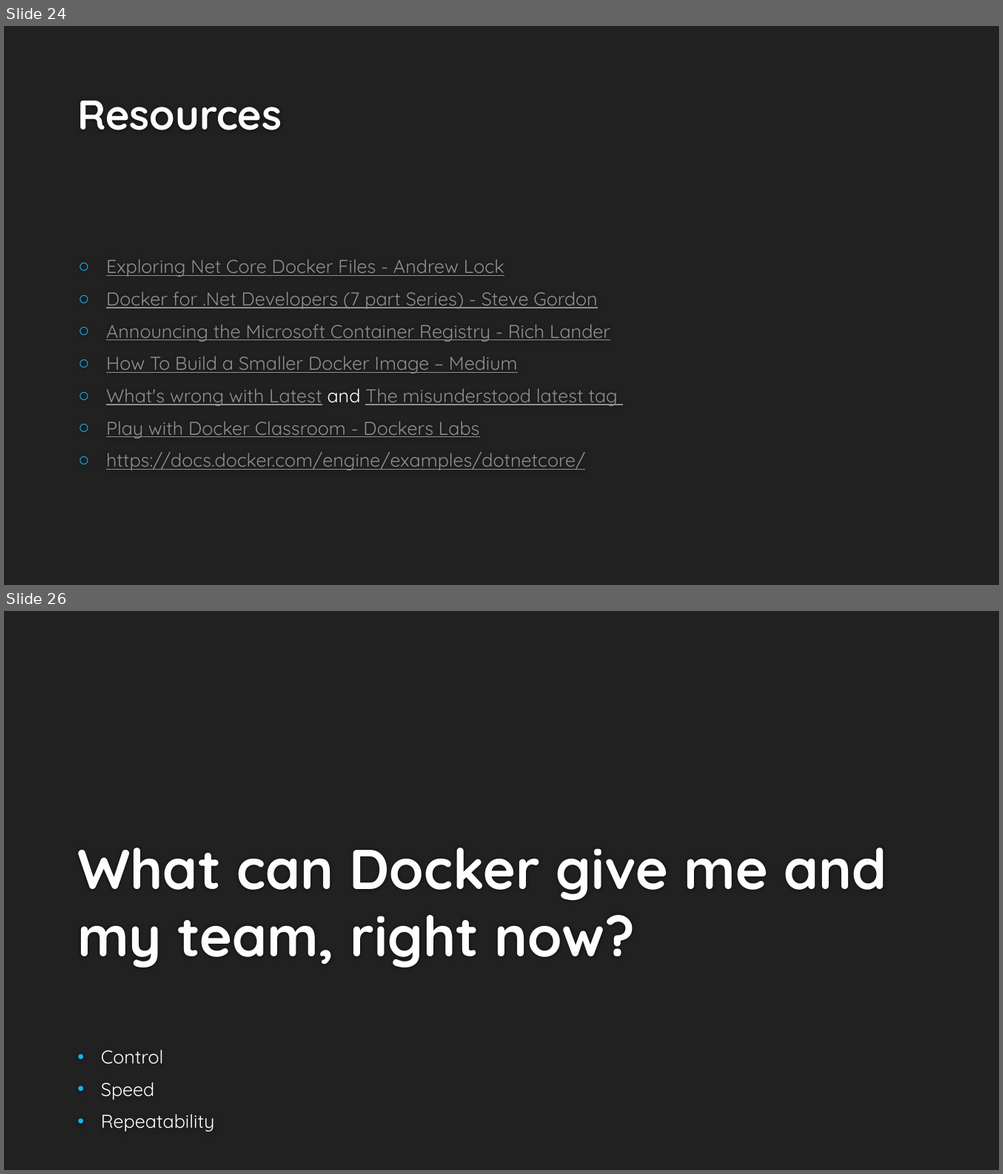
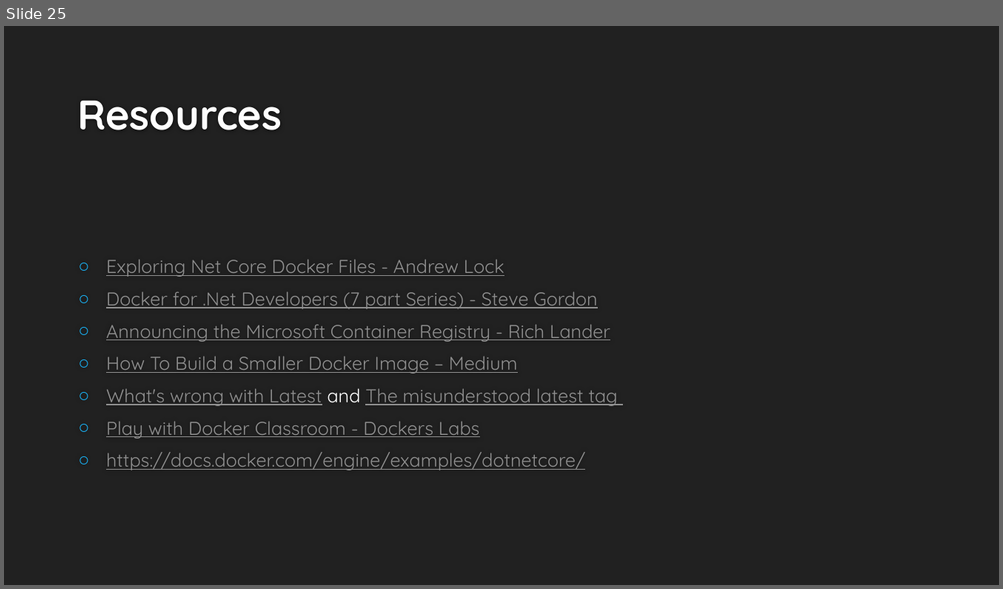
Before and after one commit to dcook-net/DockerisingDotNetAppsTalk, a slide deck: Dockerising .Net Applications v2.pptx. Shown one above the other, each under a label of ours: slides 24 and 26 before the commit, slide 25 after it; the slides between them are not shown. The pictures are 1003x1174 and 1003x589 pixels, drawn with LibreOffice and Linux fonts; fonts in the diff are those of the drawing; background and template pictures are left out. Boxes give left, top, right and bottom in pixels: in the first picture for what was removed or moved away, otherwise in the second. Text is boxed around its words. In the diff, an @@ line names an element or a change of style, - is before the commit and + after.

```diff
--- a/Dockerising .Net Applications v2.pptx
+++ b/Dockerising .Net Applications v2.pptx
@@ slide 26 removed at [4, 611, 999, 1170], background #212121 @@
@@ title removed at [77, 848, 886, 968] @@
-What can Docker give me and my team, right now?
@@ subtitle removed at [101, 1050, 215, 1132] @@
-• Control
-• Speed
-• Repeatability
@@ what was slide 24 is now slide 25 @@
```
Also in this commit, not shown: 3 slides changed, 1 slide added, 8 other slides removed, 1 other file.
